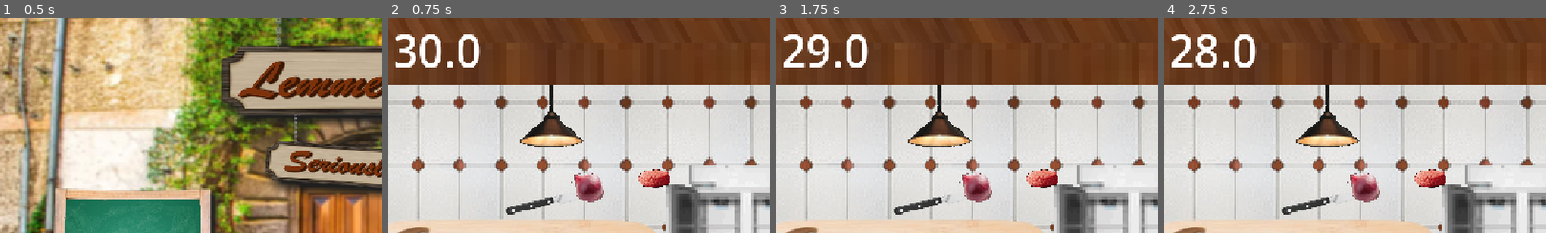
Above: before the commit, frames 1-4 (left to right).
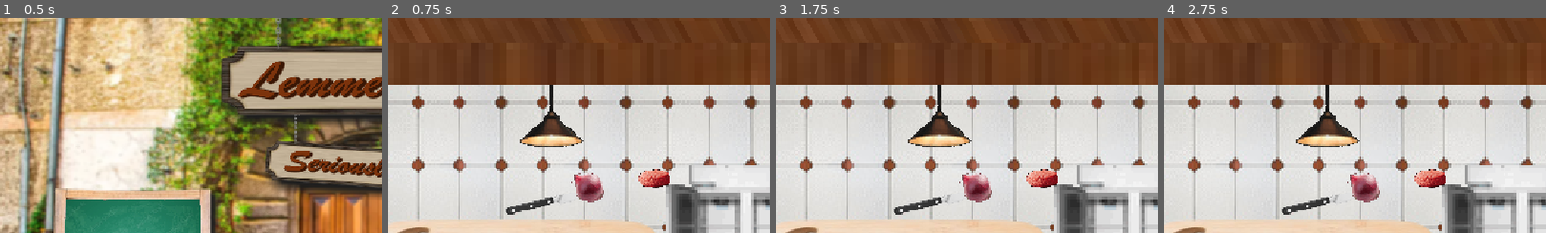
Above: after the commit, the same moments.

Repository: GrossKahn/lemme-cook
Game: Godot game, scene res://scenes/ui/menu.tscn
Two runs of this game, one before a commit and one after it. Both use one fixed random seed, a clock stepped at 60 frames per second and the inputs below.
Inputs (mouse positions are % of the whole screen's width and height, from its top left):
- Up to frame 1 (0.5 s): no input
- Up to frame 2 (0.75 s): click "Start" at 0.5 s
- Up to frame 3 (1.75 s): tap Enter at 1.25 s; drag from (24, 65) to (24, 35) at 1.27 s
- Up to frame 4 (2.75 s): tap Space at 2 s; drag from (24, 35) to (24, 65) at 2.02 s
The pictures show only the part of the screen within x 0-50%, y 0-50%; the shares and areas given below are measured in that part.

Frame 1 is identical in both runs. In frame 2, 1.5% of the frame differs, in the area x 2-25%, y 7-24%; in frame 3, 1.5%; in frame 4, 1.5%.
Error before the commit: Cannot call method 'play' on a null value. (res://scripts/game_manager.gd:94)

Commit message:
Revert "Merge branch 'dev' into dev_menu"
This reverts commit 74bf35f87689e9c96c2857a59b236417f47a647b, reversing
changes made to dc6d3866045c829636890778030ed3093ac1d357.

Diff:
--- a/scenes/Main.tscn
+++ b/scenes/Main.tscn
@@ -13,13 +13,9 @@
 [ext_resource type="PackedScene" uid="uid://bfs1q8dhesx16" path="res://scenes/stove.tscn" id="6_c01mt"]
 [ext_resource type="Texture2D" uid="uid://cqo3v6slmd4g7" path="res://assets/room/carpet-psx.jpg" id="7_bjd11"]
 [ext_resource type="PackedScene" uid="uid://b0v3kg3gys08c" path="res://scenes/GameManager.tscn" id="7_nxtc6"]
+[ext_resource type="PackedScene" uid="uid://d03rq1hisk5j5" path="res://scenes/ui/pause_menu.tscn" id="14_mwfav"]
 [ext_resource type="PackedScene" uid="uid://7aok4q5bve4" path="res://scenes/knife.tscn" id="14_cvmbd"]
 [ext_resource type="PackedScene" uid="uid://bebq5vqhcypve" path="res://scenes/minigame/cuttinggame.tscn" id="14_ft6cd"]
-
-[ext_resource type="AudioStream" path="res://sounds/Game Theme.mp3" id="15_0i0ei"]
-
-[ext_resource type="Texture2D" uid="uid://deb74gq55eg8h" path="res://assets/room/end_screen.png" id="16_cvmbd"]
-
 
 [sub_resource type="RectangleShape2D" id="RectangleShape2D_uhay8"]
 size = Vector2(86.5, 31)
@@ -135,7 +131,6 @@
 texture = ExtResource("7_bjd11")
 
 [node name="Pan" parent="." unique_id=1063629412 instance=ExtResource("1_0bbpv")]
-z_index = 20
 position = Vector2(170, -152)
 
 [node name="cutgame" parent="." unique_id=2047674977 instance=ExtResource("14_ft6cd")]
@@ -168,68 +163,11 @@
 
 [node name="GameManager" parent="." unique_id=207368279 instance=ExtResource("7_nxtc6")]
 
-[node name="GameTimer" type="Timer" parent="GameManager" unique_id=222038967]
-wait_time = 15.0
-autostart = true
-
-[node name="AudioGameTheme" type="AudioStreamPlayer" parent="." unique_id=2109573737]
-stream = ExtResource("15_0i0ei")
-autoplay = true
-
-[node name="Timer" type="Timer" parent="GameManager" unique_id=80365269]
-wait_time = 30.0
-one_shot = true
-autostart = true
-
+[node name="PauseMenu" parent="." unique_id=731203850 instance=ExtResource("14_mwfav")]
+visible = false
 [node name="SubmissionArea" type="Area2D" parent="." unique_id=221692160]
 position = Vector2(-22, 22)
 
 [node name="CollisionShape2D" type="CollisionShape2D" parent="SubmissionArea" unique_id=760291539]
-position = Vector2(341, -57)
+position = Vector2(335, 131)
 shape = SubResource("RectangleShape2D_3stb6")
-
-[node name="CanvasLayer" type="CanvasLayer" parent="." unique_id=1419244421]
-layer = 250
-
-[node name="EndScreen" type="Control" parent="CanvasLayer" unique_id=225227947]
-visible = false
-layout_mode = 3
-anchors_preset = 15
-anchor_right = 1.0
-anchor_bottom = 1.0
-grow_horizontal = 2
-grow_vertical = 2
-
-[node name="Label" type="Label" parent="CanvasLayer/EndScreen" unique_id=1787586723]
-z_index = 251
-layout_mode = 0
-offset_left = 585.0
-offset_top = 416.0
-offset_right = 1025.0
-offset_bottom = 507.0
-theme_override_font_sizes/font_size = 57
-
-[node name="TextureRect" type="TextureRect" parent="CanvasLayer/EndScreen" unique_id=7434061]
-layout_mode = 1
-anchors_preset = 8
-anchor_left = 0.5
-anchor_top = 0.5
-anchor_right = 0.5
-anchor_bottom = 0.5
-offset_left = -443.5
-offset_top = -338.0
-offset_right = 443.5
-offset_bottom = 338.0
-grow_horizontal = 2
-grow_vertical = 2
-texture = ExtResource("16_cvmbd")
-
-[node name="TimerLabel" type="Label" parent="CanvasLayer" unique_id=253434861]
-z_index = 200
-offset_left = 13.0
-offset_top = 3.0
-offset_right = 185.0
-offset_bottom = 95.0
-theme_override_font_sizes/font_size = 67
-
-[connection signal="timeout" from="GameManager/Timer" to="GameManager" method="_on_timer_timeout"]
--- a/scripts/game_manager.gd
+++ b/scripts/game_manager.gd
@@ -29,17 +29,6 @@
 # (rarely makes sense, avoid)
 # --- Private Onready ---
 @onready var game_timer: Timer = $GameTimer
-@onready var _audio_new_order: AudioStreamPlayer = $AudioNewOrder
-
-@onready var end_screen: Control = $"../CanvasLayer/EndScreen"
-@onready var label: Label = $"../CanvasLayer/EndScreen/Label"
-@onready var timer_label: Label = $"../CanvasLayer/TimerLabel"
-@onready var timer: Timer = $Timer
-
-
-
-
-
 # --- Public Attributes ---
 # --- Private Attributes ---
 var _score: float
@@ -85,19 +74,11 @@
 	var new_order = Recipe.new()
 	var keys = recipes.keys()
 	var number = _rng.randi_range(0, 0)
-	var recipe_name = keys[number]
 	var recipe = recipes[keys[number]]
-	var recipe_data = recipes[recipe_name]
 
 	new_order.set_recipe(recipe)
 	_orders.append(new_order)
-	_audio_new_order.play()
 	print("Created new Order!")
-
-	var order_scene = preload("res://scenes/order.tscn").instantiate()
-	add_child(order_scene)
-	order_scene.set_order_text(recipe_name, recipe_data["ingredients"])
-
 
 
 # --- Private Engine Methods---
@@ -113,47 +94,34 @@
 	if _passed_time >= _new_order_break:
 		_passed_time = _passed_time - _new_order_break
 		if randf() <= _new_order_likeliness:
-			#_create_new_order()
-			pass
+			_create_new_order()
 	_passed_time = _passed_time + delta
-
-	var time_left = timer.time_left
-	timer_label.text = str(ceil(time_left))
-
 
 # --- Debug Methods ---
 
 
-func _input(event):
-	if event is InputEventMouseButton:
-		if event.button_index == MOUSE_BUTTON_LEFT and not event.pressed:
-			var areas = $"../SubmissionArea".get_overlapping_areas()
-
-			for area in areas:
-				if area.name == "DishContainerArea":
-					print("Submit Order")
-					var dish_container := area.get_parent() as DishContainer
-					submit_order(dish_container)
-
-
-func _on_timer_timeout() -> void:
+func _on_game_timer_timeout() -> void:
 	#Game Over
 	print("Evaluating Orders")
 	# Evaluate all finished orders
 	if not _finished_orders.is_empty() and not _orders.is_empty():
 		print("Orders are not empty")
 		for i in range(_finished_orders.size()):
-			if i > _orders.size():
-				break
 			var order: Recipe = _orders[i]
 			var finished: Dictionary = _finished_orders[i]
 
-			print(order.ingredients)
-			for ingredient in finished["ingredients"]:
-				print(ingredient.id)
-				for ing in order.ingredients:
-					if ingredient.id == ing:
-						_score += 20
+			var a = order.ingredients.duplicate()
+			var b = finished["ingredients"].duplicate()
+
+			a.sort()
+			b.sort()
+
+			if a == b:
+				_score += 20
+				print("Ingredients are the same")
+			else:
+				_score -= 20
+				print("Ingredients are not the same")
 
 			_score += order.acidity - abs(order.acidity - finished["acidity"])
 			print("After acidity: ", _score)
@@ -168,7 +136,30 @@
 			_score += order.umami - abs(order.umami - finished["umami"])
 			print("After umami: ", _score)
 
+			for key_taste in order.key_taste:
+				var found = false
+				for group in finished["key_taste"]:
+					if key_taste in group:
+						found = true
+						break
+
+				if found:
+					print("Found Key Taste:", key_taste)
+					_score += 10
+				else:
+					print("Missing Key Taste:", key_taste)
+					_score -= 10
+
 	print("Score: ", _score)
-	end_screen.visible = true
-	label.text = str(_score)
-	get_tree().paused = true
+
+
+func _input(event):
+	if event is InputEventMouseButton:
+		if event.button_index == MOUSE_BUTTON_LEFT and not event.pressed:
+			var areas = $"../SubmissionArea".get_overlapping_areas()
+
+			for area in areas:
+				if area.name == "DishContainerArea":
+					print("Submit Order")
+					var dish_container := area.get_parent() as DishContainer
+					submit_order(dish_container)
Not shown, removed: export_presets.cfg
